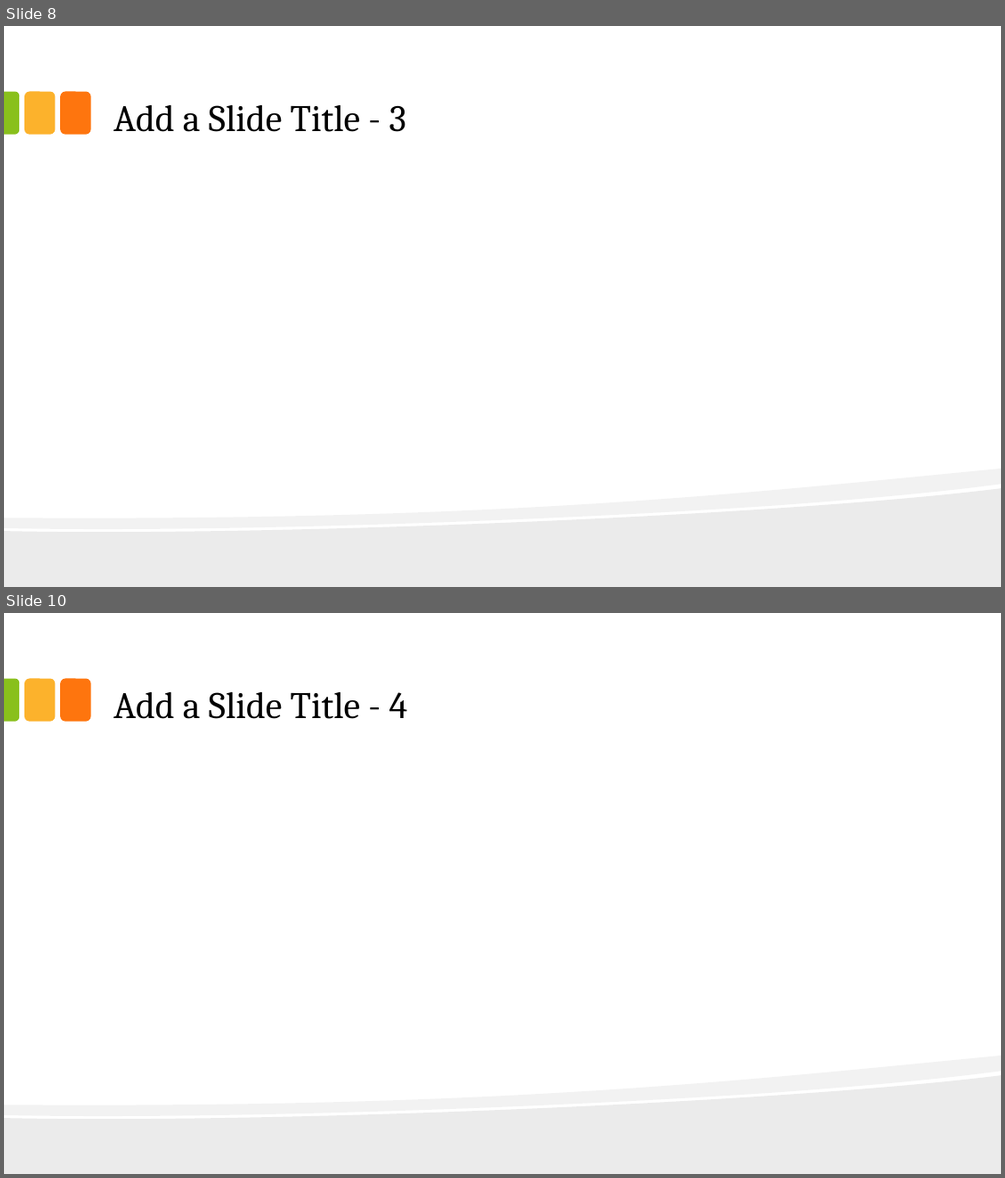
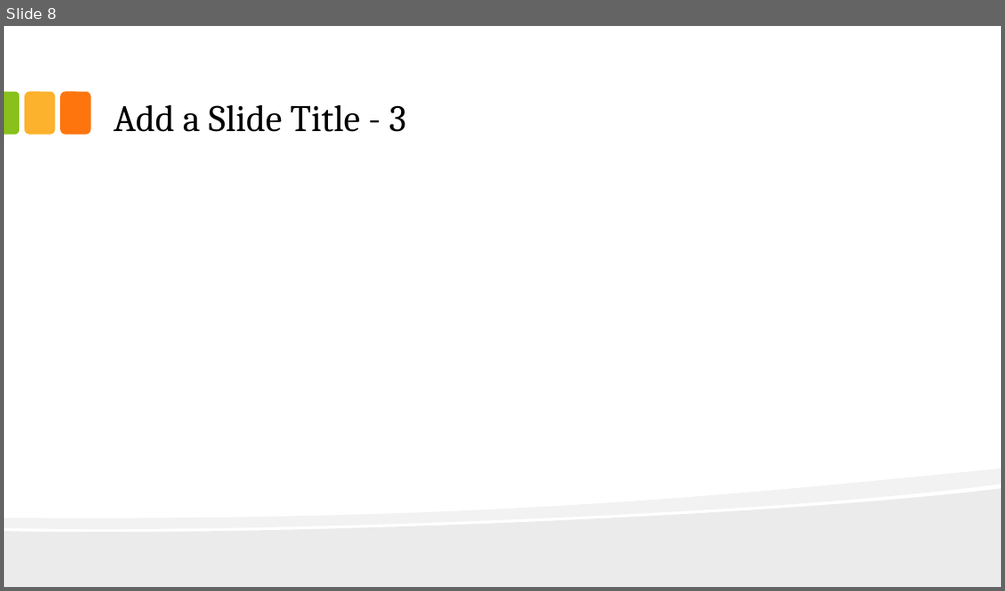
Before and after one commit to redlac/Interface-Design-Project-P3, a slide deck: Main Folder/presentation.pptx. Shown one above the other, each under a label of ours: slides 8 and 10 before the commit, slide 8 after it; the slides between them are not shown. The pictures are 1005x1178 and 1005x591 pixels, drawn with LibreOffice and Linux fonts; fonts in the diff are those of the drawing. Boxes give left, top, right and bottom in pixels: in the first picture for what was removed or moved away, otherwise in the second. Text is boxed around its words. In the diff, an @@ line names an element or a change of style, - is before the commit and + after.

```diff
--- a/Main Folder/presentation.pptx
+++ b/Main Folder/presentation.pptx
@@ slide 10 removed at (4,613,1001,1174), background #FFFFFF; not listed: 5 template elements that a slide beside it also shows @@
@@ title removed at (113,691,408,719) @@
-Add a Slide Title - 4
```
Also in this commit, not shown: 1 other slide removed.
